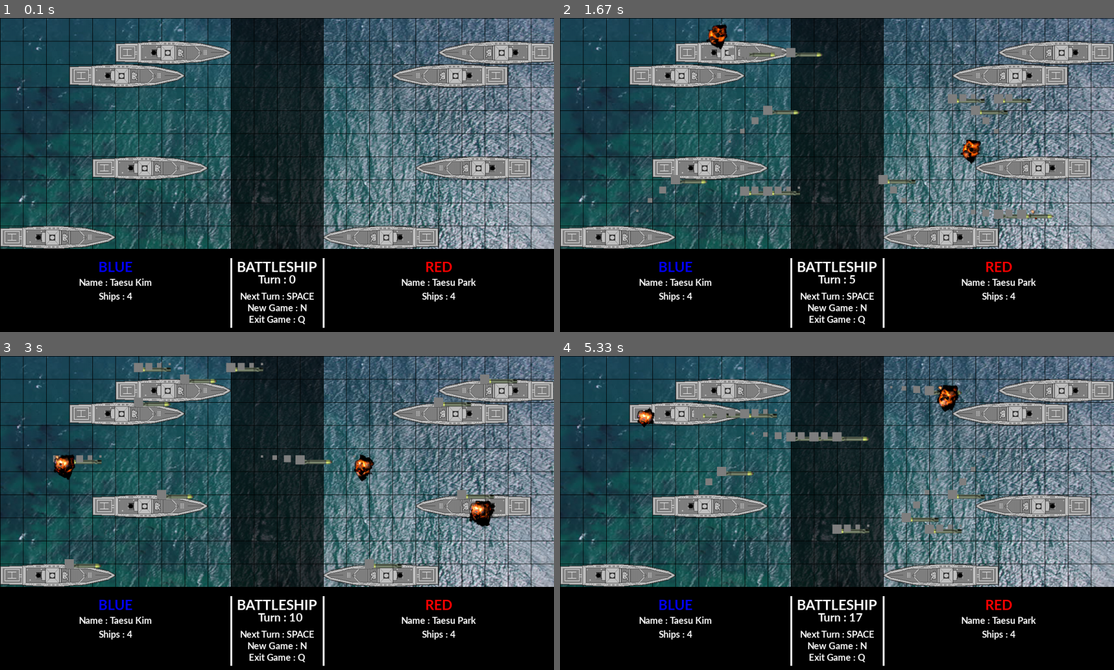
Above: before the commit, frames 1-4 (two rows, left to right).
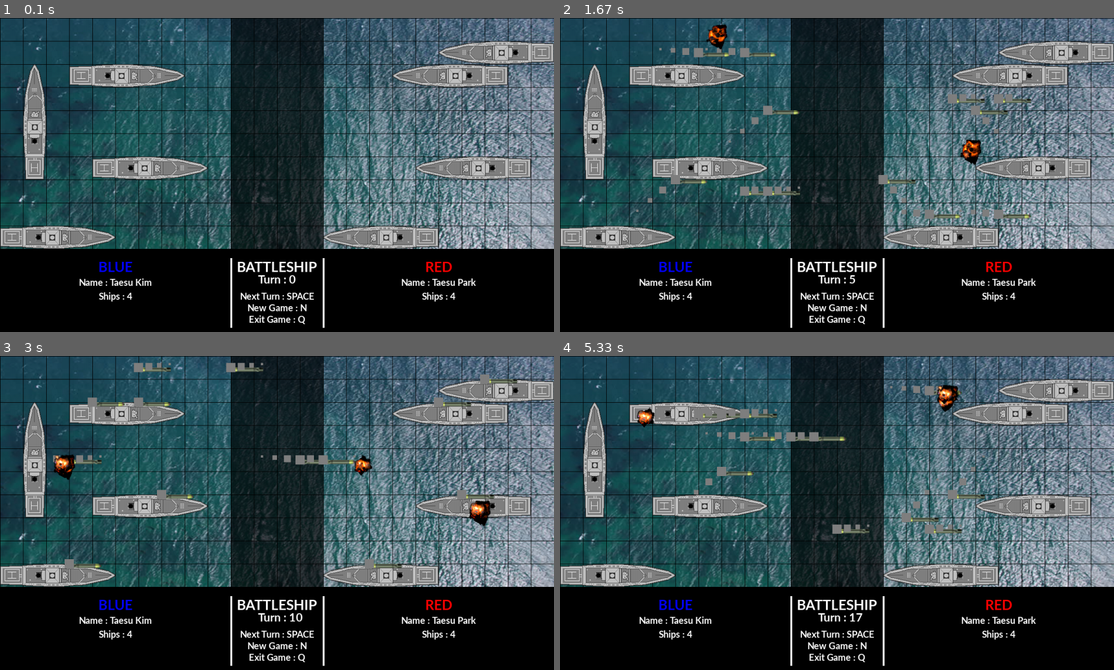
Above: after the commit, the same moments.

Repository: kimts2627/pygame_battleship
Game: pygame game, started from game.py
The game is run twice, just before and just after one commit, with the same random seed, the same clock (stepped at 60 frames per second) and the same inputs.
Inputs:
- Up to frame 1 (0.1 s): no input
- Up to frame 2 (1.67 s): tap Space at 0.33, 0.73, 1.03, 1.23, 1.57 s
- Up to frame 3 (3 s): tap Space at 1.87, 2.07, 2.37, 2.63, 2.97 s
- Up to frame 4 (5.33 s): tap Space at 3.27, 3.4, 3.8, 4.1, 4.47, 4.87, 5.17 s

The runs differ from the first frame. In frame 1, 2.5% of the frame differs, in the area x 4-42%, y 7-52%; in frame 2, 2.7%; in frame 3, 3.0%, in the area x 4-90%, y 5-55%; in frame 4, 2.9%.

Commit message:
[Python] <refactor, feature>: Add vertical ship positioning system
기존 AI를 통해 가로 배치밖에 안되던 create_ships 함수를 수정하여,
list type의 네개의 선미의 정보만 넘겨주면, 배 끼리 겹치지 않도록
자동으로 vertical position, horizontal position을 수행하는 기능을 추가.
해당 기능을 위해, Ship class에 direction property가 추가 되었고,
해당 정보에 따라 rect 회전.

또한 전역 변수 map_data에, blue와 red팀의 배 위치 정보가 담기게 됨.

Diff:
--- a/game.py
+++ b/game.py
@@ -1,7 +1,7 @@
 import pygame as pg
 import sys
 import random
-from math import cos, sin, floor
+from math import cos, e, sin, floor
 from os import path
 from globals import *
 from ai_blue import *
@@ -140,12 +140,13 @@
 with open('map.txt', 'r') as file:
     for line in file:
         map_data.append(line.strip('\n').split(' '))
+map_data = list(map(lambda x: x[0], map_data))
 for col in range(0, len(map_data)):
-    for row in range(0, len(map_data[col][0])):
-        if map_data[col][0][row] == 'o':
+    for row in range(0, len(map_data[col])):
+        if map_data[col][row] == 'o':
             sea = Sea(col, row)
             back_group.add(sea)
-        if map_data[col][0][row] == 'x':
+        if map_data[col][row] == 'x':
             blank = Blank(col, row)
             back_group.add(blank)
 
@@ -263,7 +264,7 @@
             self.current_time = 0
 
 class Ship(pg.sprite.Sprite):
-    def __init__(self, col, row, team):
+    def __init__(self, col, row, team, direction):
         pg.sprite.Sprite.__init__(self)
         self.team = team
         self.image = pg.image.load(path.join('images', 'destroyer.png')).convert_alpha()
@@ -271,7 +272,8 @@
         self.rect = self.image.get_rect()
         self.rect.x = col
         self.rect.y = row
-        self.status = 'normal'
+        self.direction = direction
+        if self.direction == 'vertical': self.image = pg.transform.rotate(self.image, 90)
         self.enemy_group = None
         if self.team == 'blue': self.enemy_group = red_ships
         elif self.team == 'red': self.enemy_group = blue_ships
@@ -303,19 +305,100 @@
         self.last_attack_result = []
 
     def create_ships(self):
+        global map_data
+
+        def is_valied_hori(x, y):
+            if x != 0:
+               x = int(x / 50)
+            if y != 0:
+               y = int(y / 50)
+            try:
+                print(x, y)
+                # if map_data[x][y] == 'o' and map_data[x][y+1] == 'o' and map_data[x][y+2] == 'o' and map_data[x][y+3] == 'o' and map_data[x][y+4] == 'o':
+                if map_data[y][x] == 'o' and map_data[y][x+1] == 'o' and map_data[y][x+2] == 'o' and map_data[y][x+3] == 'o' and map_data[y][x+4] == 'o':
+                    return True
+                else:
+                    print(f'{(x*50, y*50)} hori 씹혔어요')
+                    return False
+            except IndexError:
+                print(f'{(x*50, y*50)} hori 씹혔어요')
+                return False
+
+        def is_valied_verti(x, y):
+            if x != 0:
+               x = int(x / 50)
+            if y != 0:
+               y = int(y / 50)
+            try:
+                # if map_data[x][y] == 'o' and map_data[x+1][y] == 'o' and map_data[x+2][y] == 'o' and map_data[x+3][y] == 'o' and map_data[x+4][y] == 'o':
+                if map_data[y][x] == 'o' and map_data[y+1][x] == 'o' and map_data[y+2][x] == 'o' and map_data[y+3][x] == 'o' and map_data[y+4][x] == 'o':
+                    return True
+                else:
+                    print(f'{(x*50, y*50)} vertical 씹혔어요')
+                    return False
+            except IndexError:
+                print(f'{(x*50, y*50)} vertical 씹혔어요')
+                return False
+
         if self.team == 'blue':
-            SHIPS_POS = [[150, 100], [250, 50], [200, 300], [0, 450]]
+            SHIPS_POS = [[150, 100], [50, 100], [200, 300], [0, 450]]
             for i in SHIPS_POS:
-                new_ship = Ship(i[0], i[1], self.team)
-                self.ships.append(new_ship)
-                blue_ships.add(new_ship)
+                if is_valied_hori(i[0], i[1]) == True:
+                    new_ship = Ship(i[0], i[1], self.team, 'horizontal')
+                    self.ships.append(new_ship)
+                    blue_ships.add(new_ship)
+                    x = i[0]
+                    y = i[1]
+                    if x != 0:
+                        x = int(x / 50)
+                    if y != 0:
+                        y = int(y / 50)
+                    for j in range(0, 5):
+                        map_data[y] = map_data[y][0:x+j] + '1' + map_data[y][x+j+1:]
+                else:
+                    if is_valied_verti(i[0], i[1]) == True:
+                        new_ship = Ship(i[0], i[1], self.team, 'vertical')
+                        self.ships.append(new_ship)
+                        blue_ships.add(new_ship)
+                        x = i[0]
+                        y = i[1]
+                        if x != 0:
+                            x = int(x / 50)
+                        if y != 0:
+                            y = int(y / 50)
+                        for j in range(0, 5):
+                            map_data[y+j] = map_data[y+j][0:x] + '1' + map_data[y+j][x+1:]
         elif self.team == 'red':
             SHIPS_POS = [[150, 100], [250, 50], [200, 300], [0, 450]]
             SHIPS_POS = list(map(lambda i : [i[0] + 700, i[1]], SHIPS_POS))
             for i in SHIPS_POS:
-                new_ship = Ship(i[0], i[1], self.team)
-                self.ships.append(new_ship)
-                red_ships.add(new_ship)
+                if is_valied_hori(i[0], i[1]) == True:
+                    new_ship = Ship(i[0], i[1], self.team, 'horizontal')
+                    self.ships.append(new_ship)
+                    red_ships.add(new_ship)
+                    x = i[0]
+                    y = i[1]
+                    if x != 0:
+                        x = int(x / 50)
+                    if y != 0:
+                        y = int(y / 50)
+                    for j in range(0, 5):
+                        map_data[y] = map_data[y][0:x+j] + '2' + map_data[y][x+j+1:]
+                else:
+                    if is_valied_verti(i[0], i[1]) == True:
+                        new_ship = Ship(i[0], i[1], self.team, 'vertical')
+                        self.ships.append(new_ship)
+                        red_ships.add(new_ship)
+                        x = i[0]
+                        y = i[1]
+                        if x != 0:
+                            x = int(x / 50)
+                        if y != 0:
+                            y = int(y / 50)
+                        for j in range(0, 5):
+                            map_data[y+j] = map_data[y+j][0:x] + '2' + map_data[y+j][x+1:]
+        print(map_data)
+        # print(blue_ships.sprites()[0].rect, blue_ships.sprites()[1].rect, blue_ships.sprites()[2].rect, blue_ships.sprites()[3].rect)
 
     def attacking_order(self, x: int, y: int):
         #! 입력 좌표가 최대값(450)을 넘어가면 450으로 보정
@@ -409,7 +492,7 @@
         elif event.type == pg.KEYDOWN:
             if event.key == pg.K_SPACE:
                 turn += 1
-                print(f'{turn} turn!')
+                print(f'**********************{turn} turn!**********************')
                 blue_man.ai_action(turn)
                 blue_man.set_attack_result(_last_result, _last_position)
                 print(_last_position, _last_result)
--- a/globals.py
+++ b/globals.py
@@ -22,6 +22,3 @@
 RED_TEAM = "RED"
 LEFT_SHIPS = "Ships : "
 PLAYER_NAME = "Name : "
-
-# a = {'x': 123, 'y': 222}
-# print(a[x])
